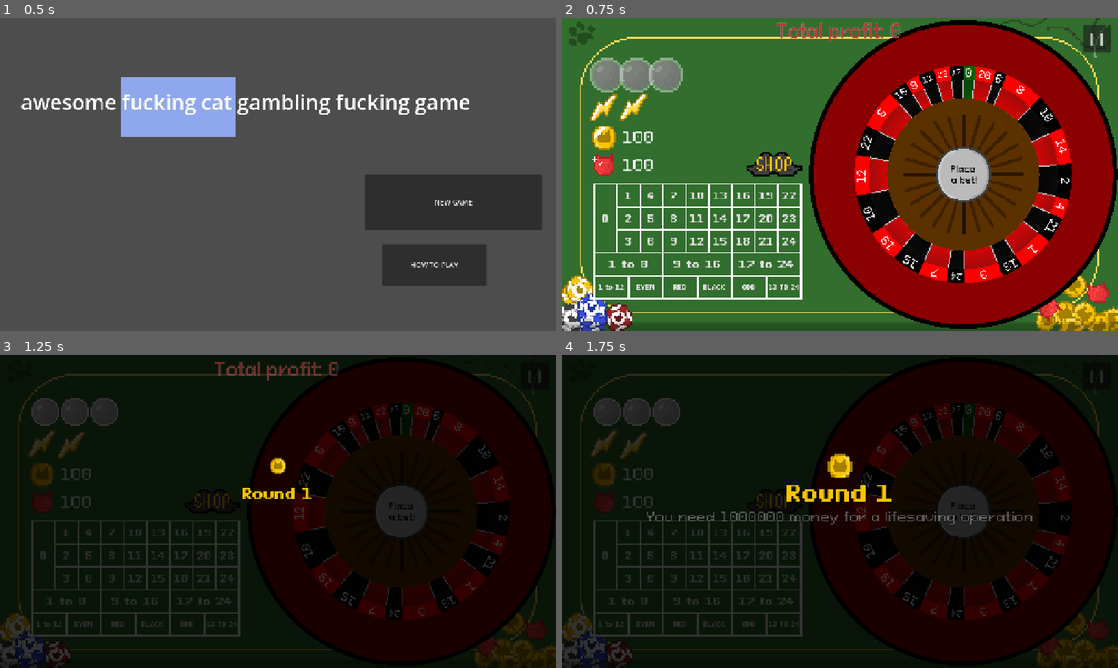
Above: before the commit, frames 1-4 (two rows, left to right).
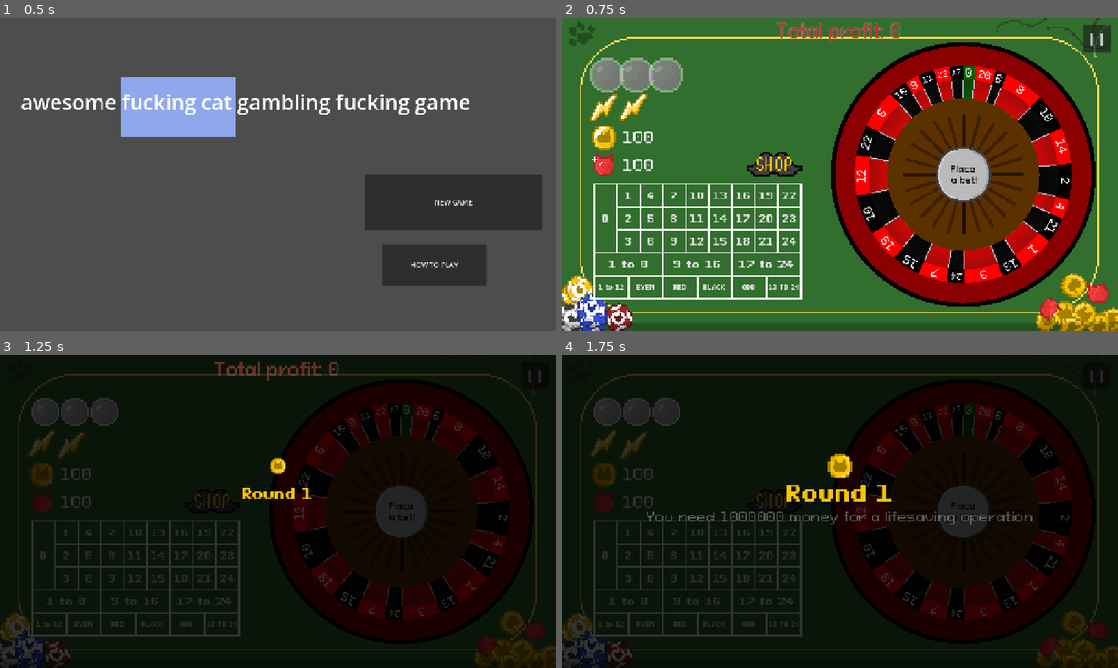
Above: after the commit, the same moments.

Repository: DuneRanger/Very-Serious-GameJam-2026
Game: Godot game, scene res://scenes/main.tscn
Two runs of this game, one before a commit and one after it. Both use one fixed random seed, a clock stepped at 60 frames per second and the inputs below. Sound files missing from this copy of the repository are replaced by a short silence.
Inputs:
- Up to frame 1 (0.5 s): no input
- Up to frame 2 (0.75 s): click "NEW GAME" at 0.5 s
- Up to frame 3 (1.25 s): no input
- Up to frame 4 (1.75 s): click "0" at 1.25 s

Frame 1 is identical in both runs. In frame 2, 13% of the frame differs, in the area x 44-100%, y 0-100%; in frame 3, 2.5%; in frame 4, 2.5%.

Commit message:
Fix boost and radius

Diff:
--- a/scenes/game/game_scene/roulette/roulette.gd
+++ b/scenes/game/game_scene/roulette/roulette.gd
@@ -56,7 +56,6 @@
 		print(str(cell))
 
 	randomize_weights()
-	#cells[0].weight = 10
 	update_total_weight()
 
 func _ready():
@@ -102,7 +101,7 @@
 var inner_circle_radius : int = 350
 var inner_circle_colour : Color = Color.SADDLE_BROWN
 var cell_circle_radius : int = 500
-var outer_circle_radius : int = 700
+var outer_circle_radius : int = 600
 var outer_circle_colour : Color = Color.DARK_RED
 
 var visual_rotation : float = 0
@@ -356,7 +355,7 @@
 		if ball as RouletteBall:
 			ball.z_index = 2
 			var normal = Vector2(-ball.init_position.y, ball.init_position.x).normalized()
-			ball.launch(normal * 300 * (-1 * sign(rotation_speed)))
+			ball.launch(normal * 800 * (-1 * sign(rotation_speed)))
 
 var inner_incline_strength : float = 800
 var inner_incline_radius : int = inner_circle_radius
@@ -392,4 +391,4 @@
 	rotation_speed = 1.5 * sqrt(amount)
 	for ball : RouletteBall in balls:
 		ball.settled = false
-		ball.apply_central_impulse(-ball.position.rotated(randf_range(-0.3, 0.3)) * amount)
+		ball.apply_central_impulse(-ball.position.rotated(randf_range(-0.3, 0.3)) * 2 * sqrt(amount))
